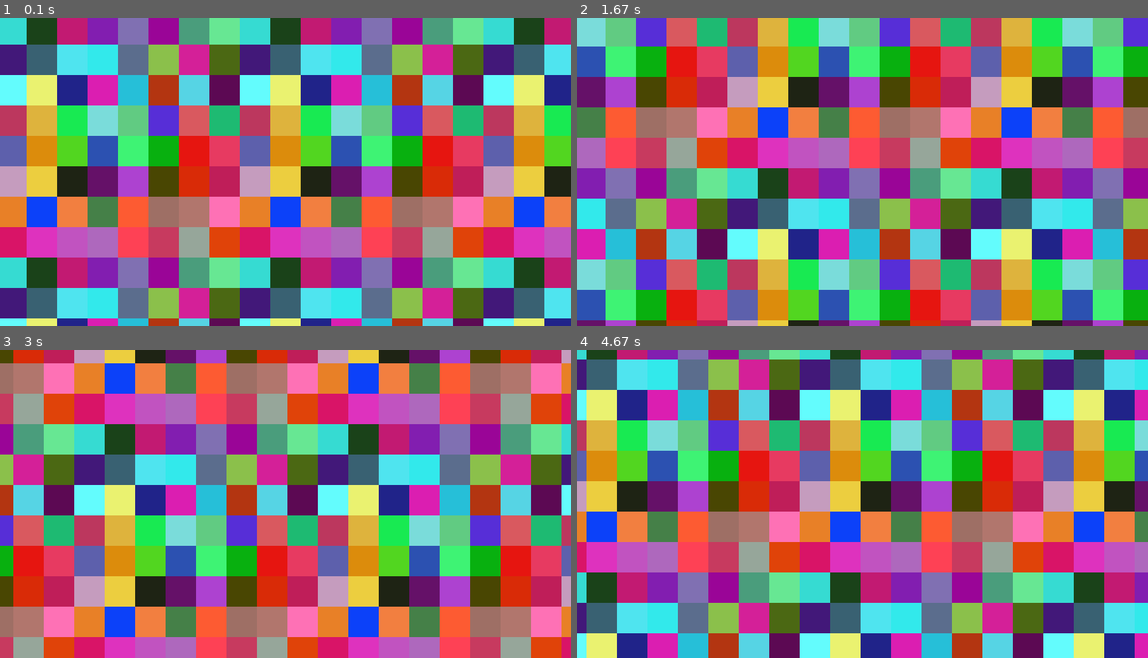
Above: before the commit, frames 1-4 (two rows, left to right).
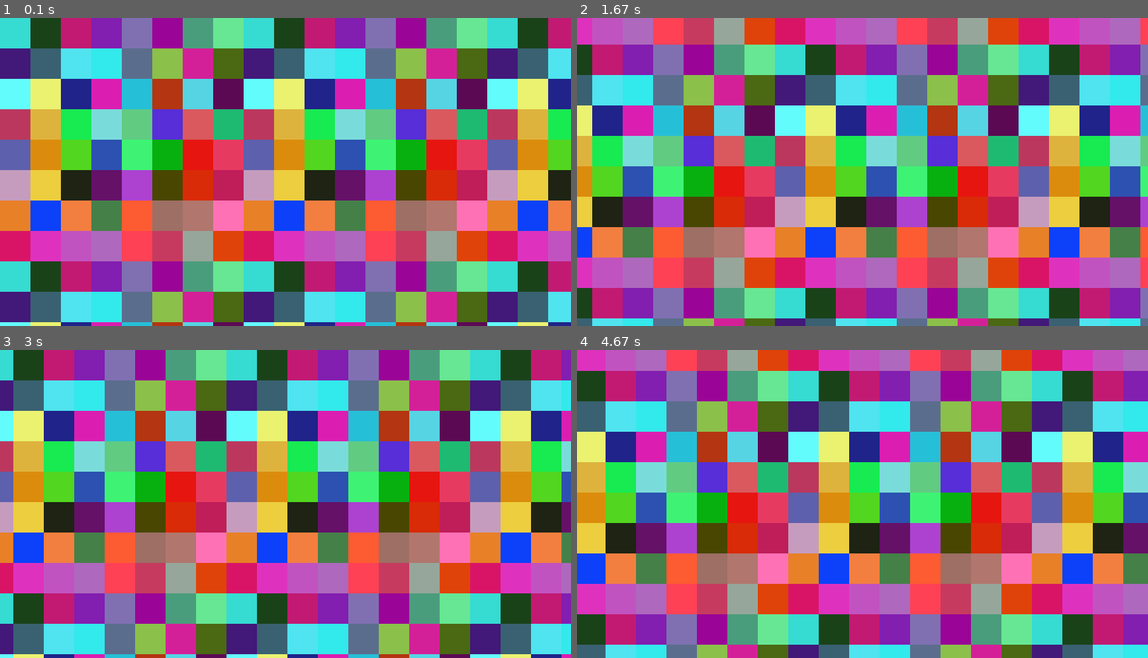
Above: after the commit, the same moments.

Repository: Goluxas/cherno-in-pygame
Game: pygame game, started from game.py
Two runs of this game, one before a commit and one after it. Both use one fixed random seed, a clock stepped at 60 frames per second and the inputs below. The source is Python 2; it was converted automatically to run under Python 3.
Inputs:
- Up to frame 1 (0.1 s): no input
- Up to frame 2 (1.67 s): hold Right 0.33-0.8 s; hold Up 0.83-1.3 s; hold Right from 1.33 s (still down)
- Up to frame 3 (3 s): release Right at 1.8 s; hold Left 1.83-2.37 s; hold Down 2.4-2.87 s; hold Left from 2.9 s (still down)
- Up to frame 4 (4.67 s): release Left at 3.37 s; hold Up 3.4-3.87 s; hold Right 3.9-4.53 s; hold Down from 4.57 s (still down)

The runs differ from the first frame. In frame 1, 23% of the frame differs, in the area x 0-100%, y 0-100%; in frame 2, 100%; in frame 3, 100%; in frame 4, 100%.

Commit message:
18 - Reading input and scrolling the map

Diff:
--- a/game.py
+++ b/game.py
@@ -4,6 +4,7 @@
 from pygame.locals import *
 
 from graphics.screen import Screen
+from input.keyboard import Keyboard
 
 BLACK = pygame.Color(  0,   0,   0)
 WHITE = pygame.Color(255, 255, 255)
@@ -27,6 +28,7 @@
 		self.screen = Screen(self.SCREEN_WIDTH, self.SCREEN_HEIGHT)
 
 		self.clock = None
+		self.keyboard = None
 
 		# fun testing
 		self.x = self.y = 0
@@ -40,6 +42,7 @@
 		pygame.display.set_caption( self.SCREEN_CAPTION )
 
 		self.clock = pygame.time.Clock()
+		self.keyboard = Keyboard()
 
 		self.running = True
 
@@ -77,8 +80,17 @@
 		self.stop()
 
 	def update(self):
-		self.x += 1
-		self.y += 1
+
+		self.keyboard.update()
+
+		if self.keyboard.up:
+			self.y -= 1
+		if self.keyboard.down:
+			self.y += 1
+		if self.keyboard.left:
+			self.x -= 1
+		if self.keyboard.right:
+			self.x += 1
 
 	def render(self):
 
--- /dev/null
+++ b/input/keyboard.py
@@ -0,0 +1,26 @@
+import pygame
+from pygame.locals import *
+
+class Keyboard(object):
+
+	def __init__(self):
+		self.keys = {} # k, v = event.key OR ord(c), True if pressed
+		self.up = self.down = self.left = self.right = False
+
+	def update(self):
+		# read inputs
+		for event in pygame.event.get(KEYDOWN):
+			self.keys[event.key] = True
+
+		for event in pygame.event.get(KEYUP):
+			self.keys[event.key] = False
+
+		# process inputs
+		self.up = self.keys.get(K_UP, False) or self.keys.get(K_w, False)
+		self.down = self.keys.get(K_DOWN, False) or self.keys.get(K_s, False)
+		self.left = self.keys.get(K_LEFT, False) or self.keys.get(K_a, False)
+		self.right = self.keys.get(K_RIGHT, False) or self.keys.get(K_d, False)
+
+		for key in self.keys:
+			if self.keys[key]:
+				print "KEY: %s" % key
Empty file added: input/__init__.py
